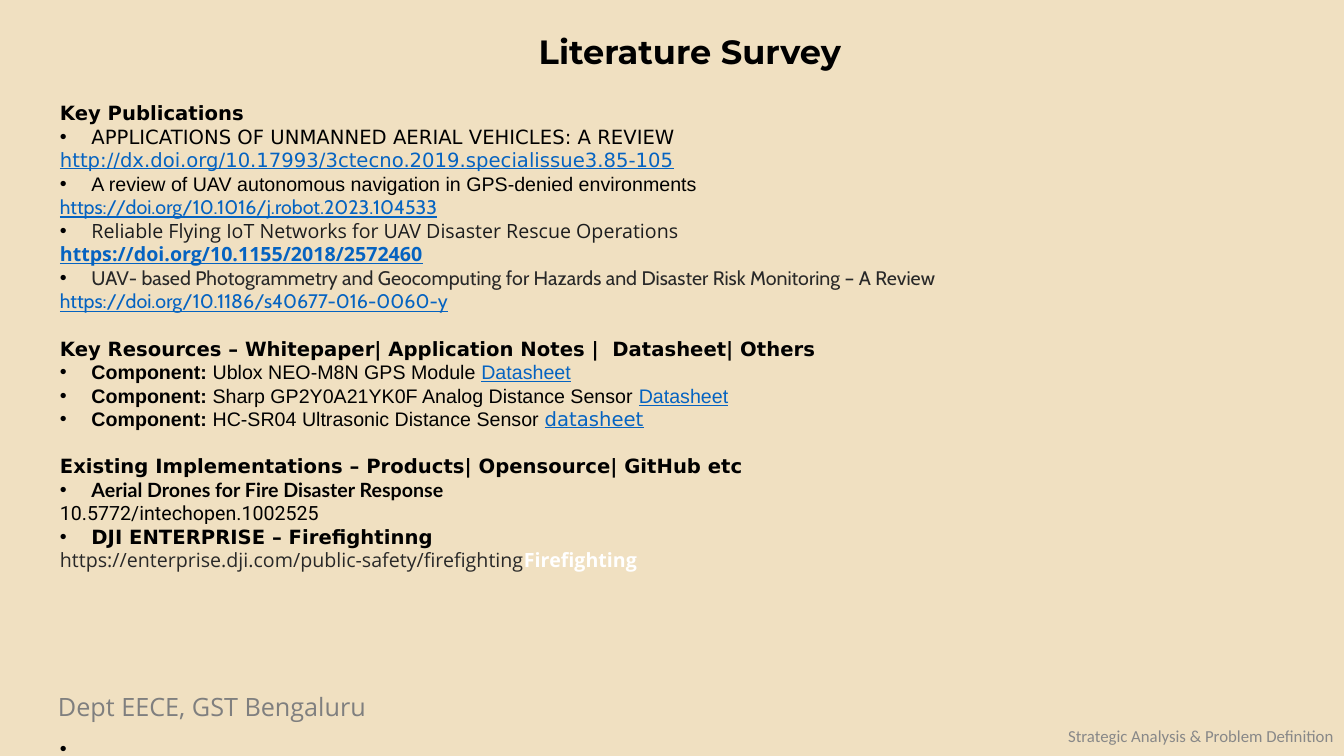
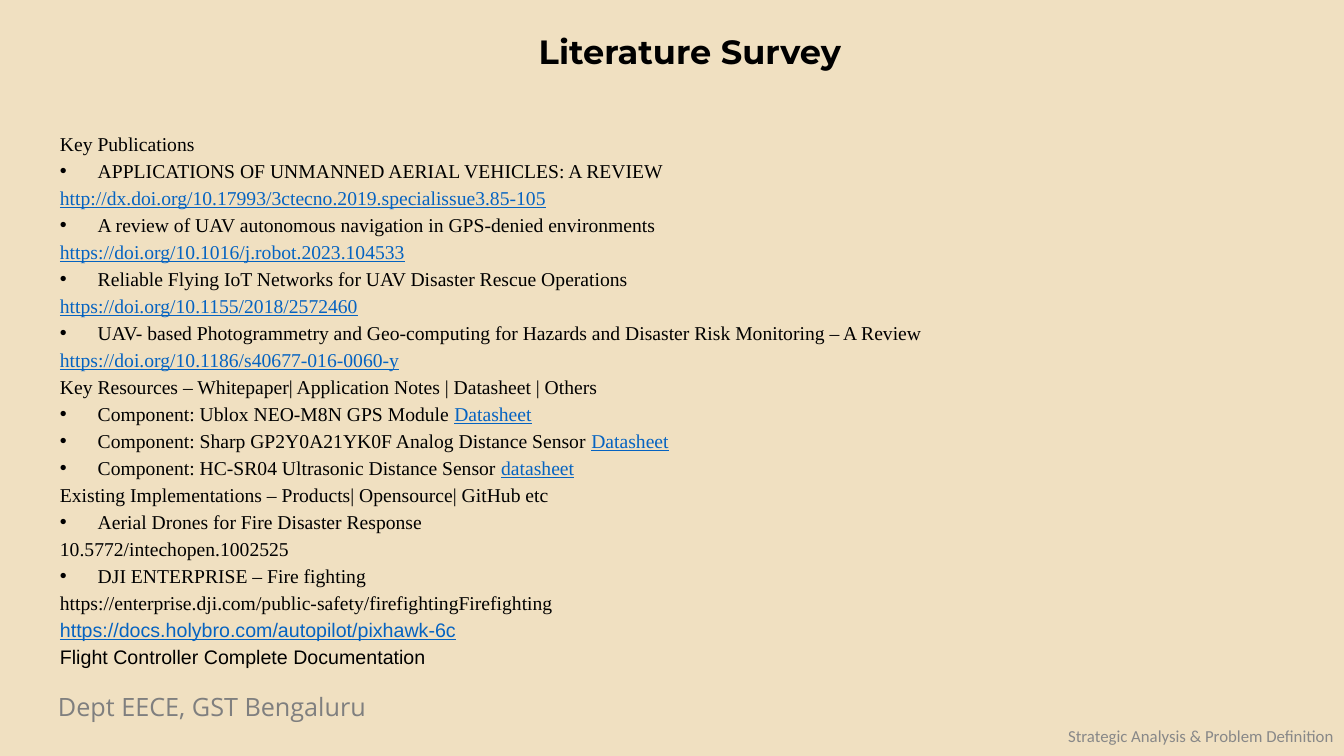
Before and after one commit to KJ-Sagar/Capstone-Project, a slide deck: slide 4 of Updated_Emergency_Drone_Presentation.pptx. Drawn at 1344x756 pixels with LibreOffice and Linux fonts; fonts in the diff are those of the drawing; background and template pictures are left out. Boxes give left, top, right and bottom in pixels: in the first picture for what was removed or moved away, otherwise in the second. Text is boxed around its words. In the diff, an @@ line names an element or a change of style, - is before the commit and + after.

```diff
--- a/Updated_Emergency_Drone_Presentation.pptx
+++ b/Updated_Emergency_Drone_Presentation.pptx
@@ text at (x1=60, y1=137, x2=668, y2=615): font DejaVu Sans to Times New Roman in "Key Publications", "APPLICATIONS OF UNMANNED AERIAL VEHICLES: A REVIEW", "http://dx.doi.org/10.17993/3ctecno.2019.specialissue3.85-105", "datasheet" and 1 more places; bold off in "Key Publications", "https://doi.org/10.1155/2018/2572460", "Component:", "Component:" and 4 more places; font Arial to Times New Roman in "A review of UAV autonomous navigation in ...", "Component: Ublox NEO-M8N GPS Module Datasheet", "Component: Sharp GP2Y0A21YK0F Analog Distance Sensor Datashe ...", "Component: HC-SR04 Ultrasonic Distance Sensor"; font Cabin to Times New Roman in "https://doi.org/10.1016/j.robot.2023.104533", "https://doi.org/10.1186/s40677-016-0060-y"; font Open Sans to Times New Roman in "Reliable Flying IoT Networks for UAV Disaster ...", "https://doi.org/10.1155/2018/2572460", "https://enterprise.dji.com/public-safety/firefightingFirefig ..."; text colour #1C1D1E to #000000 in "Reliable Flying IoT Networks for UAV Disaster ..."; font Lato to Times New Roman in "Aerial Drones for Fire Disaster Response"; font Roboto to Times New Roman in "10.5772/intechopen.1002525"; text colour #282828 to #000000, text colour #FFFFFF to #000000 in "https://enterprise.dji.com/public-safety/firefightingFirefig ..."; line spacing 1 to 1.15; indent changed @@
@@ text at (x1=98, y1=326, x2=921, y2=345): text changed; font Cabin to Times New Roman; text colour #282828 to #000000 @@
-• UAV- based Photogrammetry and Geocomputing for Hazards and Disaster Risk Monitoring – A Review
+• UAV- based Photogrammetry and Geo-computing for Hazards and Disaster Risk Monitoring – A Review
@@ text at (x1=60, y1=380, x2=597, y2=399): text changed; font DejaVu Sans to Times New Roman; bold off @@
-Key Resources – Whitepaper| Application Notes | Datasheet| Others
+Key Resources – Whitepaper| Application Notes | Datasheet | Others
@@ text at (x1=98, y1=569, x2=366, y2=588): text changed; font DejaVu Sans to Times New Roman; bold off @@
-• DJI ENTERPRISE – Firefightinng
+• DJI ENTERPRISE – Fire fighting
@@ text at (x1=60, y1=622, x2=456, y2=668): paragraphs added @@
+https://docs.holybro.com/autopilot/pixhawk-6c
+Flight Controller Complete Documentation
```
Also in this commit, not shown: 5 other slides changed, 5 slides added, 2 slides removed, 3 other files.
